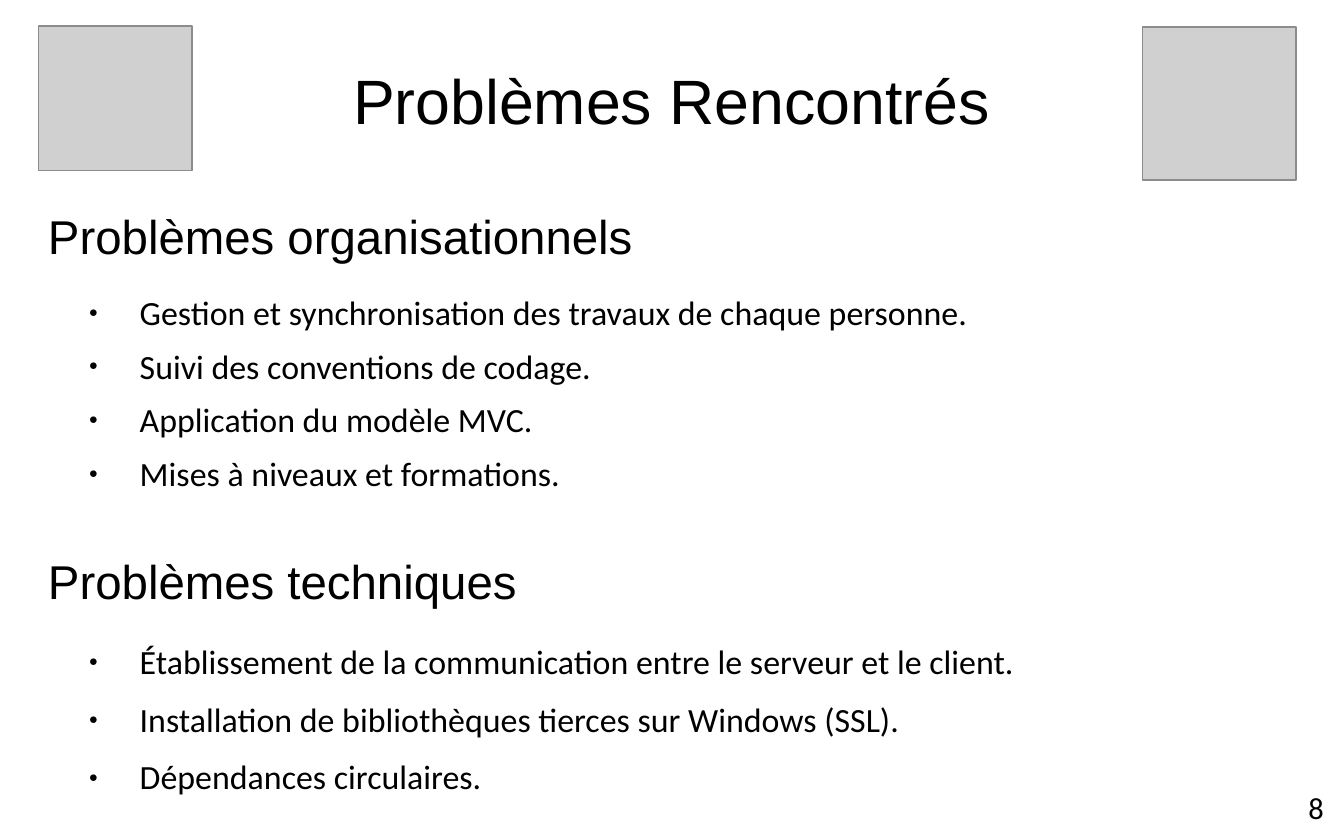
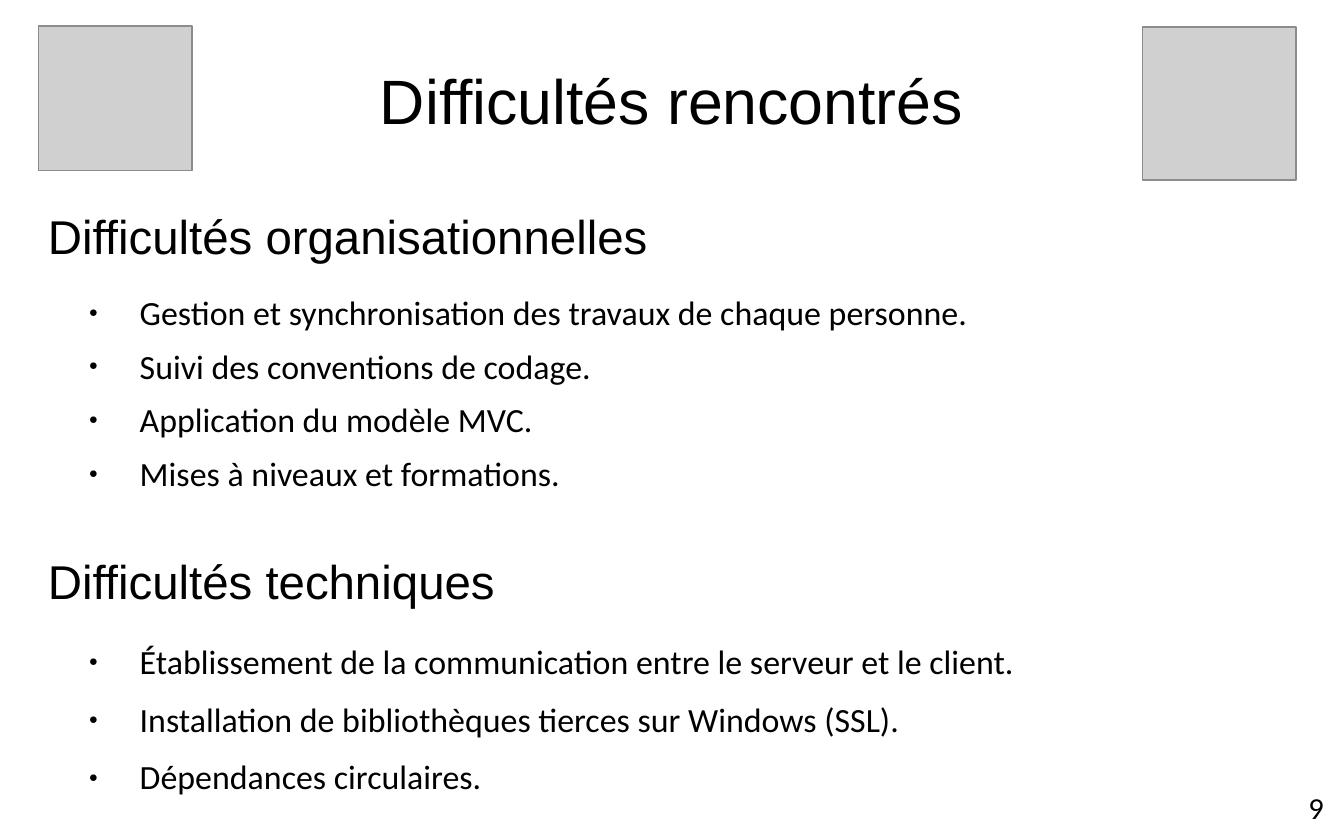
Before and after one commit to edri/ProjetChat2015, a slide deck: slide 10 of Documentation/Projet de semestre.odp (slide 9 before the commit). Drawn at 1344x840 pixels with LibreOffice and Linux fonts; fonts in the diff are those of the drawing; grey boxes stand for pictures; background and template pictures are left out. Boxes give left, top, right and bottom in pixels: in the first picture for what was removed or moved away, otherwise in the second. Text is boxed around its words. In the diff, an @@ line names an element or a change of style, - is before the commit and + after.

```diff
--- a/Documentation/Projet de semestre.odp
+++ b/Documentation/Projet de semestre.odp
@@ title at [380,78,962,125]: text changed @@
-Problèmes Rencontrés
+Difficultés rencontrés
@@ title at [48,219,648,263]: text changed @@
-Problèmes organisationnels
+Difficultés organisationnelles
@@ title at [48,564,495,609]: text changed @@
-Problèmes techniques
+Difficultés techniques
@@ text at [1308,799,1323,819]: text changed @@
-8
+9
```
Also in this commit, not shown: 10 other slides changed, 1 slide added, 11 other files.
